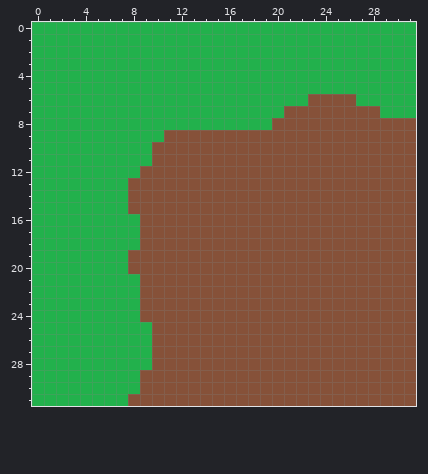
File history of a pixel-art sprite, img/blocks/groundcorneroutside.png. Above, as it was before the edit.
The file is 32x32 pixels.
After:
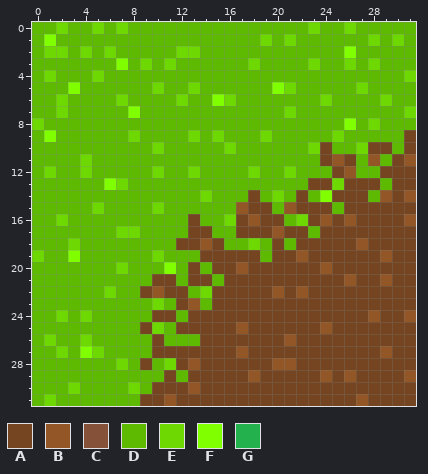
Palette (. is transparent): A #744520  B #925627  C #865139  D #5dba00  E #6ed902  F #80ff00  G #22b14c
Change:
@@ x 0..31 @@
- 0 GGGGGGGGGGGGGGGGGGGGGGGGGGGGGGGG
- 1 GGGGGGGGGGGGGGGGGGGGGGGGGGGGGGGG
- 2 GGGGGGGGGGGGGGGGGGGGGGGGGGGGGGGG
- 3 GGGGGGGGGGGGGGGGGGGGGGGGGGGGGGGG
- 4 GGGGGGGGGGGGGGGGGGGGGGGGGGGGGGGG
- 5 GGGGGGGGGGGGGGGGGGGGGGGGGGGGGGGG
- 6 GGGGGGGGGGGGGGGGGGGGGGGCCCCGGGGG
- 7 GGGGGGGGGGGGGGGGGGGGGCCCCCCCCGGG
- 8 GGGGGGGGGGGGGGGGGGGGCCCCCCCCCCCC
- 9 GGGGGGGGGGGCCCCCCCCCCCCCCCCCCCCC
-10 GGGGGGGGGGCCCCCCCCCCCCCCCCCCCCCC
-11 GGGGGGGGGGCCCCCCCCCCCCCCCCCCCCCC
-12 GGGGGGGGGCCCCCCCCCCCCCCCCCCCCCCC
-13 GGGGGGGGCCCCCCCCCCCCCCCCCCCCCCCC
-14 GGGGGGGGCCCCCCCCCCCCCCCCCCCCCCCC
-15 GGGGGGGGCCCCCCCCCCCCCCCCCCCCCCCC
-16 GGGGGGGGGCCCCCCCCCCCCCCCCCCCCCCC
-17 GGGGGGGGGCCCCCCCCCCCCCCCCCCCCCCC
-18 GGGGGGGGGCCCCCCCCCCCCCCCCCCCCCCC
-19 GGGGGGGGCCCCCCCCCCCCCCCCCCCCCCCC
-20 GGGGGGGGCCCCCCCCCCCCCCCCCCCCCCCC
-21 GGGGGGGGGCCCCCCCCCCCCCCCCCCCCCCC
-22 GGGGGGGGGCCCCCCCCCCCCCCCCCCCCCCC
-23 GGGGGGGGGCCCCCCCCCCCCCCCCCCCCCCC
-24 GGGGGGGGGCCCCCCCCCCCCCCCCCCCCCCC
-25 GGGGGGGGGGCCCCCCCCCCCCCCCCCCCCCC
-26 GGGGGGGGGGCCCCCCCCCCCCCCCCCCCCCC
-27 GGGGGGGGGGCCCCCCCCCCCCCCCCCCCCCC
-28 GGGGGGGGGGCCCCCCCCCCCCCCCCCCCCCC
-29 GGGGGGGGGCCCCCCCCCCCCCCCCCCCCCCC
-30 GGGGGGGGGCCCCCCCCCCCCCCCCCCCCCCC
-31 GGGGGGGGCCCCCCCCCCCCCCCCCCCCCCCC
+ 0 DDEDDEDEDDDDDDDDDDDDDDDEDDEDDDDD
+ 1 DFDDDDDDDDDDDDDDDDDEDEDDDDDDEDED
+ 2 DEEDEDEDDDDDEEDDDDDDDDDDDDFDDDDD
+ 3 DDDDDDDFDEDEDDDDDDEDDDDEDDEDEDDD
+ 4 DEDDDEDDDDDDDDDDDDDDDDDDDDDDDDDE
+ 5 DDDFDDDDDDEDDEDDDDDDFEDDDDDEDDDD
+ 6 DDEDDDDEDDDDEDDFEDDDDDDDEDDDDEDD
+ 7 DDEDDDDDFDDDDDDDDDDDDEDDDDDDDDDE
+ 8 EDDDDDDDDDDDDDDDDDDDDDDDDDFDEDDD
+ 9 DFDDDDDDEDDDDEDEDDDEDDDDDEDDDDDA
+10 DDDDDDDDDDEDDDDDEDDDDDDEADDEAADA
+11 DDDDEDDDDDDDDDDDDDDDDDDDABADBDAB
+12 DEDDEDDDDDEDDEDDDDEDDEDDDABDDAAA
+13 DDDDDDFEDDDDDDDDDDDDDDDAAEAAADAA
+14 DDDDDDDDDDDDDDEDDDADEDADFAAADBAB
+15 DDDDDEDDDDEDDDDDDBAADBAAADAAAAAA
+16 DDEDDDDDDDDDDADDEABAADEABABAAAAB
+17 DDDDDDDEEDDDDAADDAAABAADAAAAAAAA
+18 DDDEDDDDDDDDAABADDEDADAAAAABAAAA
+19 EDDFDDDDDDEDDDAAAAADAABAAAAAABAA
+20 DDDDDDDEDDDFDADAABAAAAAABAAAAAAA
+21 DDDDDDDDDDAADAADAAAAAAAAAABAABAA
+22 DDDDDDEDDABAADEAAAAABABAAAAAAAAA
+23 DDDDDDDDDDEDABDAAAAAAAAAAAAAAAAA
+24 DDEDEDDDDDAADAAAAAAAAAAAAAAABAAB
+25 DDDDDDDDDAEDAAAAABAAAAAABAAAAAAA
+26 DEDDEDDDDDADDDAAAAAAABAAAAAAAAAA
+27 DDEDFEDDDDAAAAAAABAAAAAAAAAAABAA
+28 DDDDDDDEDADEABAAAAAABBAAAAAAAAAA
+29 DDDDDDDDDDDADAAAAABAAAAABABAAAAB
+30 DDDEDDDDEDAAABAAAAAAAAAAAAAAAAAA
+31 DEDDDDDDDAABAAAAAAAAAAAAAAABAAAA
Changed places in both pictures, as pixel boxes (x1, y1, x2, y2):
changed: (32, 22, 416, 406)
